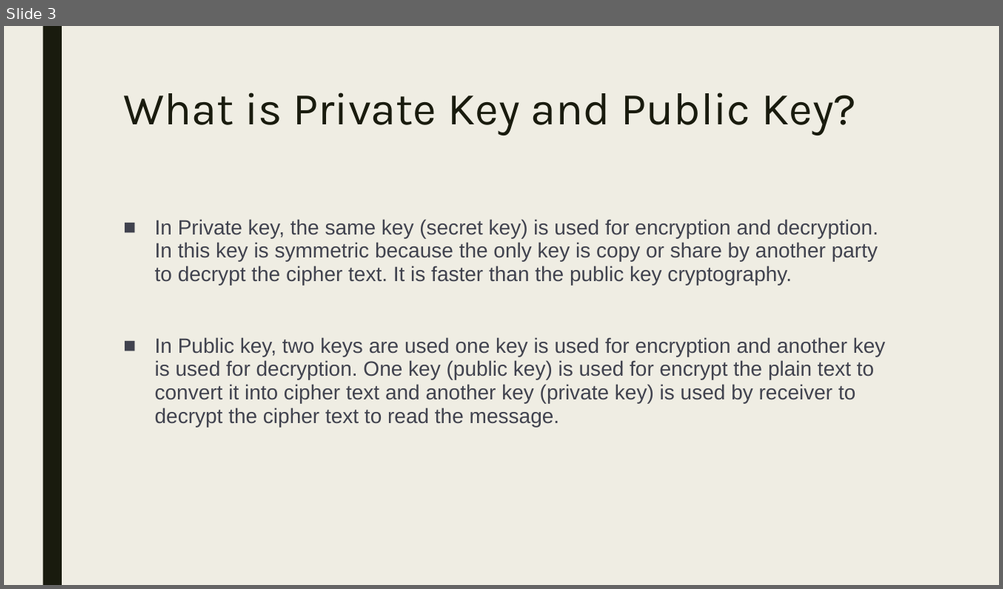
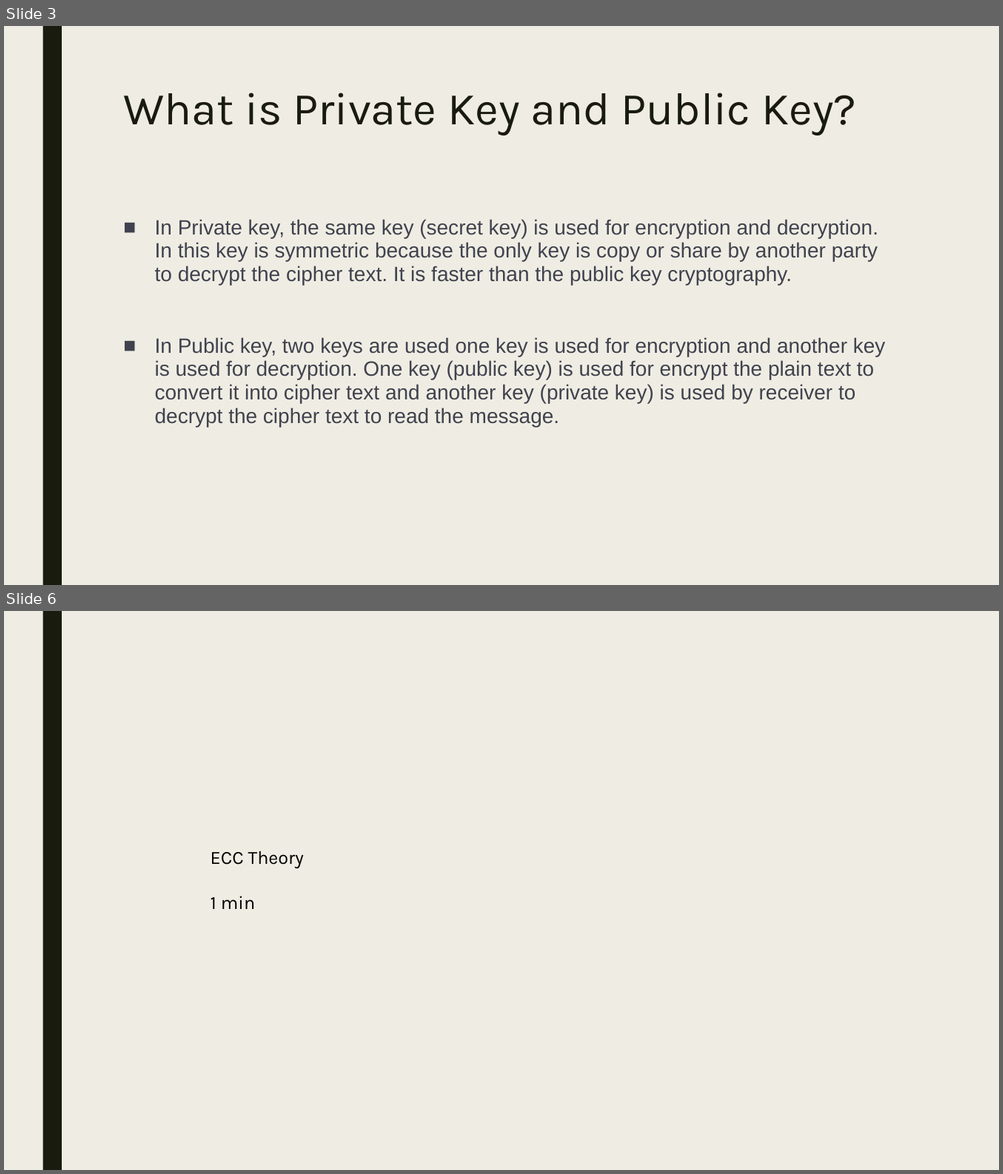
Before and after one commit to Jaidev810/ECC-Cipher, a slide deck: Ecc Cipher.pptx. Shown one above the other, each under a label of ours: slide 3 before the commit, slides 3 and 6 after it; the slides between them are not shown. The pictures are 1003x589 and 1003x1174 pixels, drawn with LibreOffice and Linux fonts; fonts in the diff are those of the drawing. Boxes give left, top, right and bottom in pixels: in the first picture for what was removed or moved away, otherwise in the second. Text is boxed around its words. In the diff, an @@ line names an element or a change of style, - is before the commit and + after.

```diff
--- a/Ecc Cipher.pptx
+++ b/Ecc Cipher.pptx
@@ slide 6 added at [4, 611, 999, 1170], background #EFEDE3; not listed: 1 template element that a slide beside it also shows @@
@@ text added at [210, 851, 304, 909], 18 pt, text #000000 @@
+ECC Theory
+1 min
```
Also in this commit, not shown: 3 other slides added.
